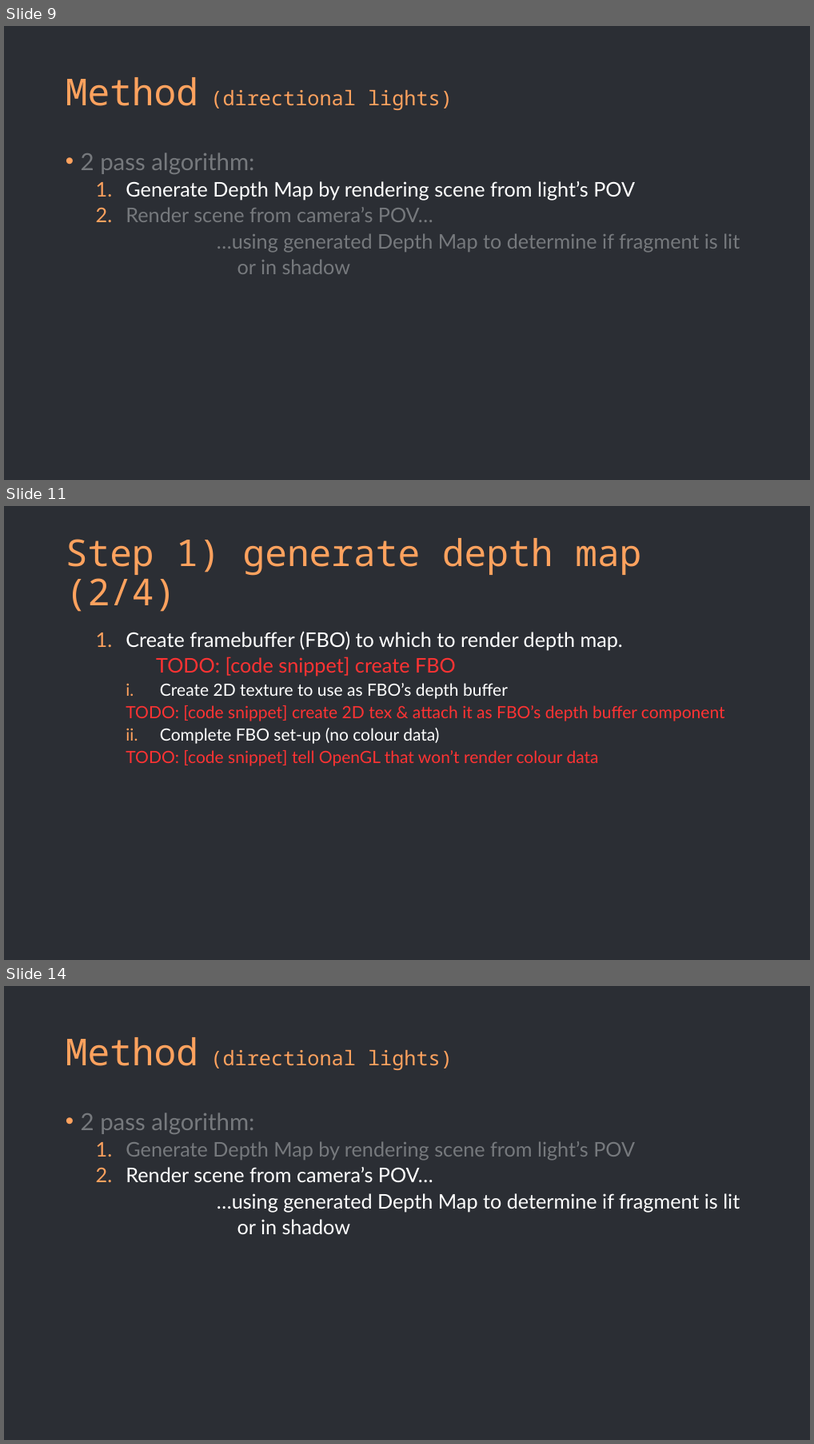
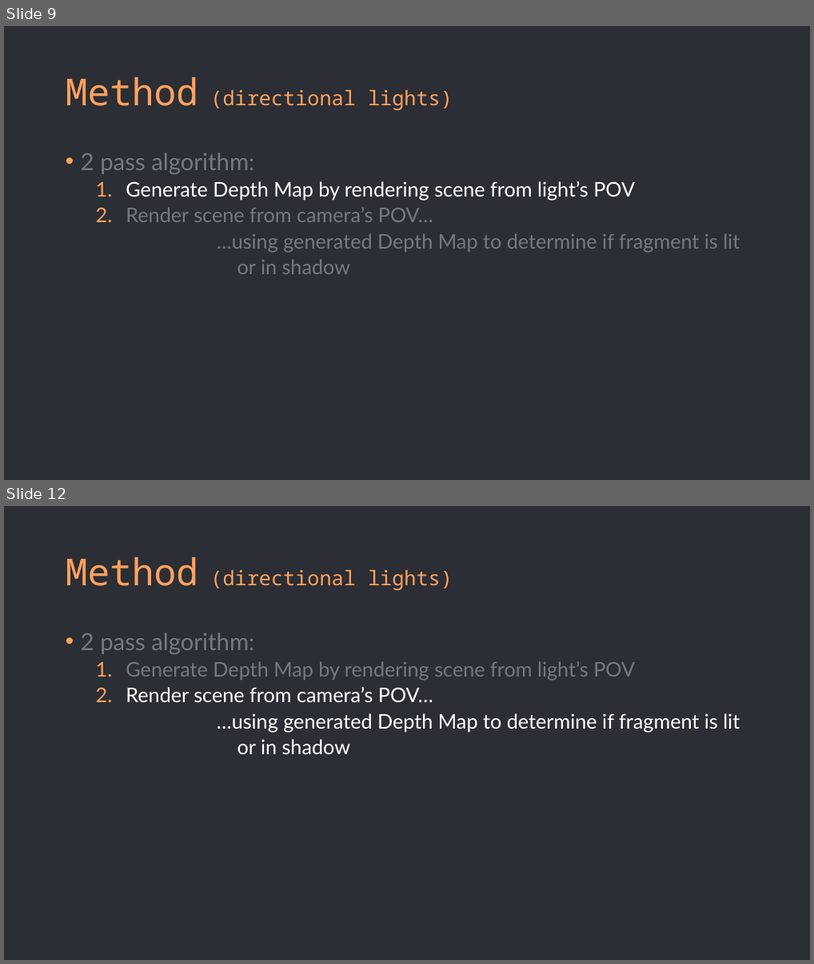
Before and after one commit to Alba-NR/ShadowMapping_TechTalk, a slide deck: slides/slides.pptx. Shown one above the other, each under a label of ours: slides 9, 11 and 14 before the commit, slides 9 and 12 after it; the slides between them are not shown. The pictures are 814x1444 and 814x964 pixels, drawn with LibreOffice and Linux fonts; fonts in the diff are those of the drawing. Boxes give left, top, right and bottom in pixels: in the first picture for what was removed or moved away, otherwise in the second. Text is boxed around its words. In the diff, an @@ line names an element or a change of style, - is before the commit and + after.

```diff
--- a/slides/slides.pptx
+++ b/slides/slides.pptx
@@ slide 11 removed at (4,506,810,960), background #2B2E34 @@
@@ title removed at (66,538,642,612) @@
-Step 1) generate depth map (2/4)
@@ text removed at (126,631,726,766) @@
-  1. Create framebuffer (FBO) to which to render depth map.
-  TODO: [code snippet] create FBO
-    i. Create 2D texture to use as FBO’s depth buffer
-    TODO: [code snippet] create 2D tex & attach it as FBO’s depth buffer component
-    ii. Complete FBO set-up (no colour data)
-    TODO: [code snippet] tell OpenGL that won’t render colour data
@@ what was slide 14 is now slide 12 @@
```
Also in this commit, not shown: 3 slides changed, 2 slides added, 1 other slide removed.
